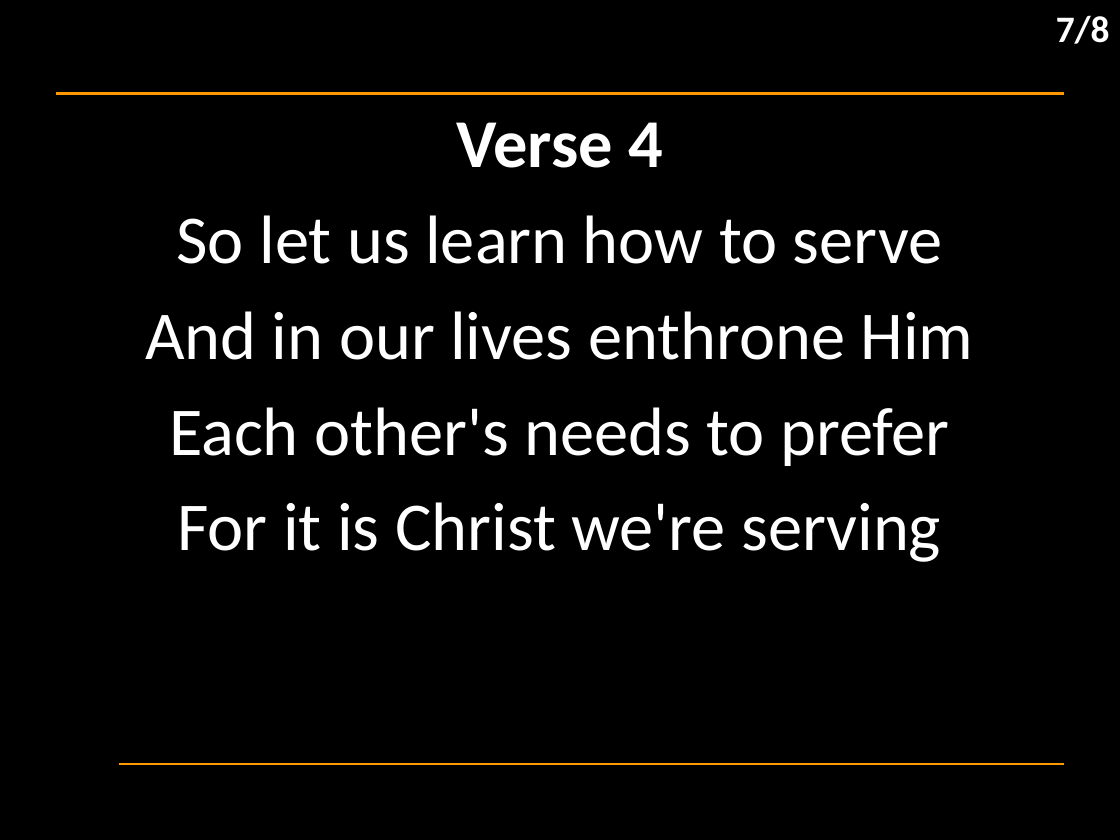
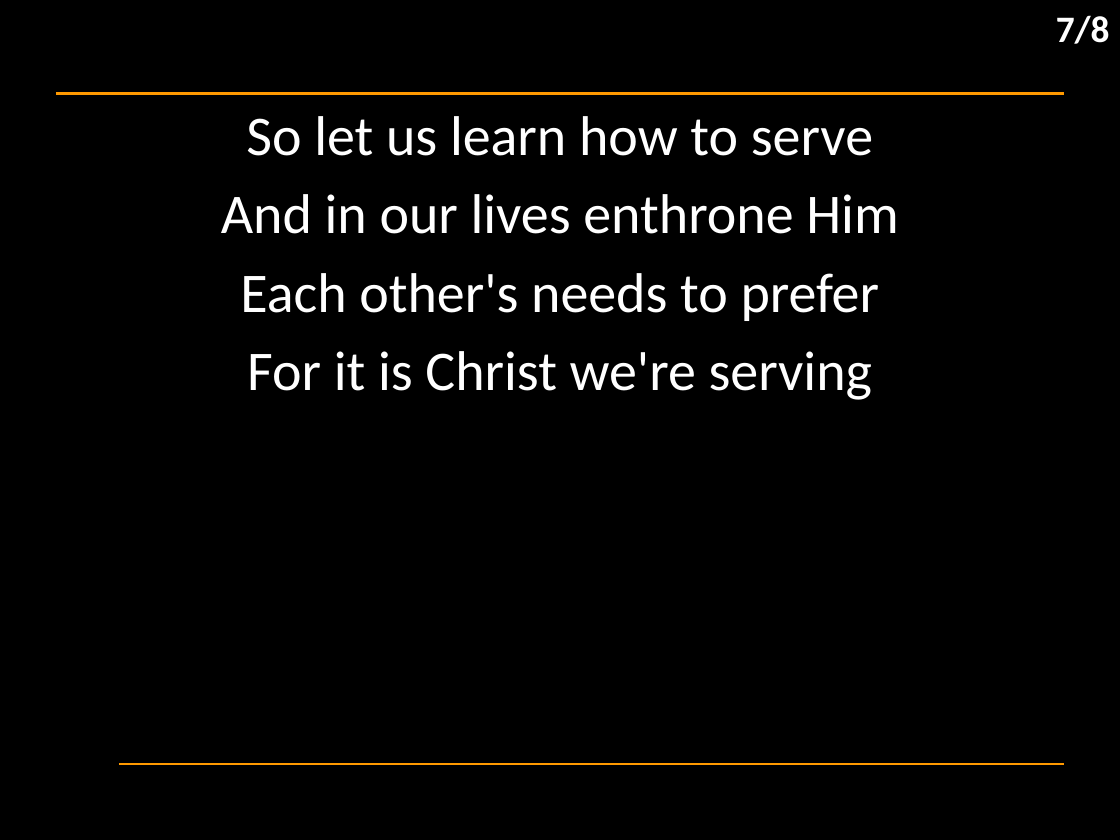
Before and after one commit to hoo-are-ya/worship, a slide deck: slide 8 of docs/songs/servant king.pptx. Drawn at 1120x840 pixels with LibreOffice and Linux fonts; fonts in the diff are those of the drawing; background and template pictures are left out. Boxes give left, top, right and bottom in pixels: in the first picture for what was removed or moved away, otherwise in the second. Text is boxed around its words. In the diff, an @@ line names an element or a change of style, - is before the commit and + after.

```diff
--- a/docs/songs/servant king.pptx
+++ b/docs/songs/servant king.pptx
@@ subtitle "So let us learn how ..." at [221,116,898,400]: size 44 to 36 pt; less space between paragraphs @@
@@ subtitle at [457,122,664,168]: paragraph removed @@
-Verse 4
```
Also in this commit, not shown: 7 other slides changed, 13 other files.
